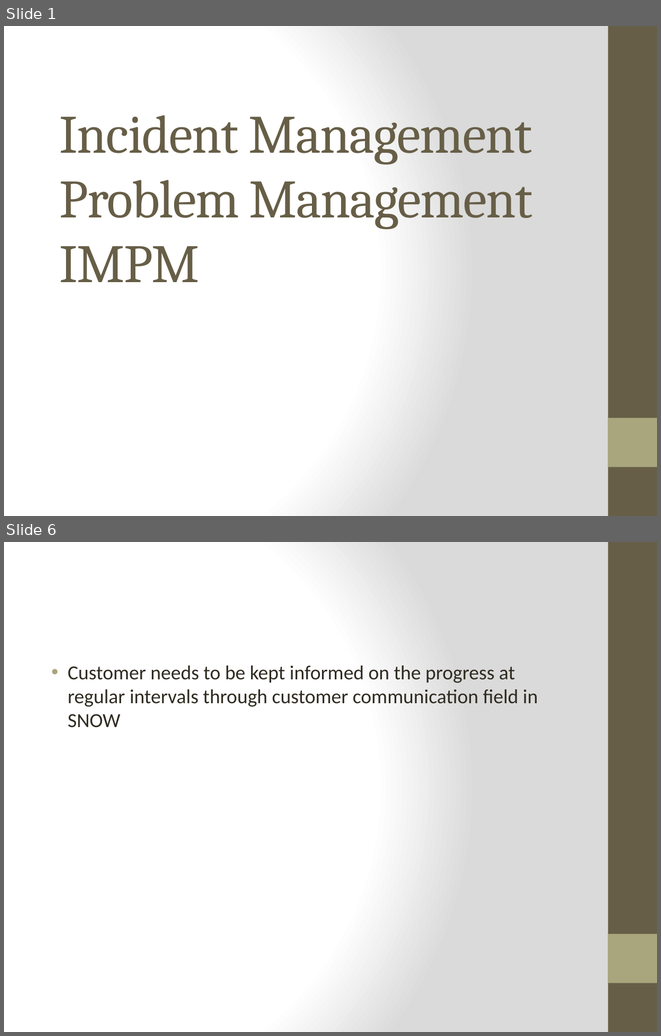
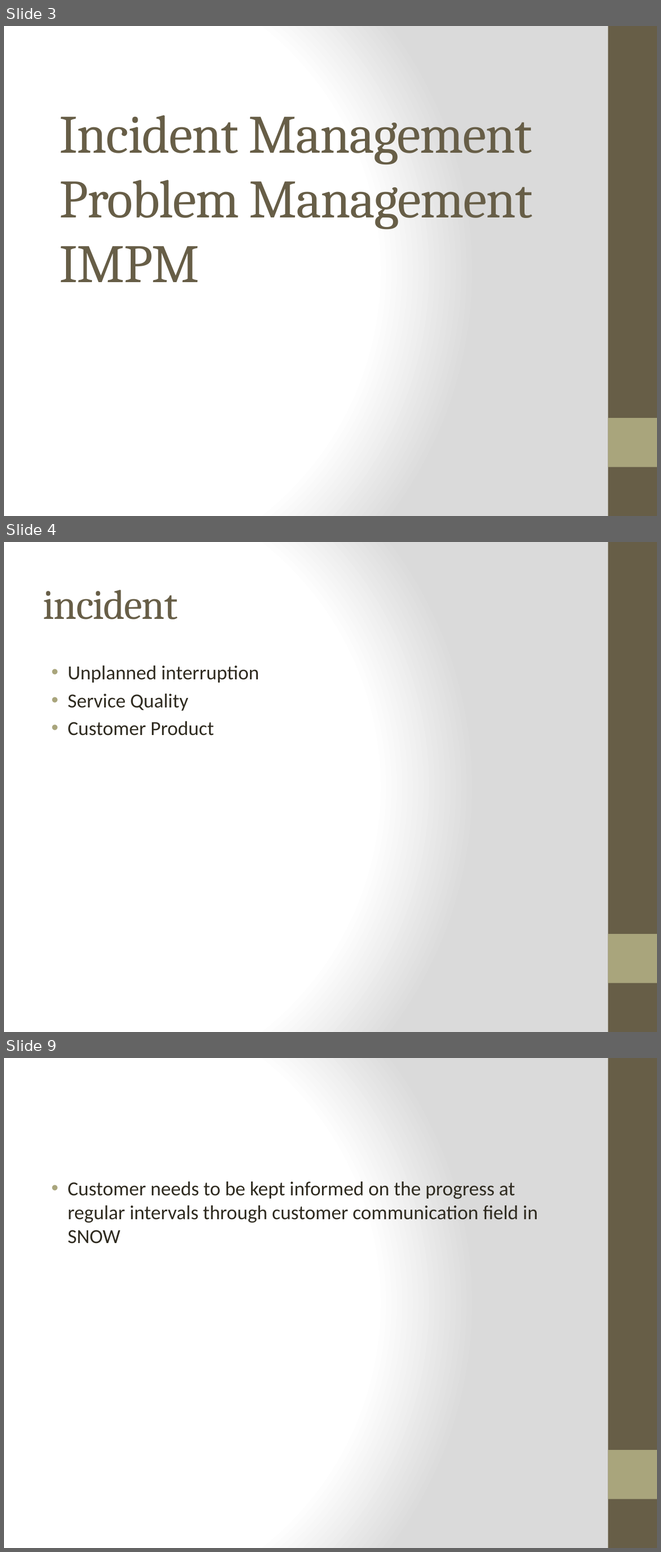
Before and after one commit to Group5LoanApplication/LAp, a slide deck: Incident Management.pptx. Shown one above the other, each under a label of ours: slides 1 and 6 before the commit, slides 3, 4 and 9 after it; the slides between them are not shown. The pictures are 661x1036 and 661x1552 pixels, drawn with LibreOffice and Linux fonts; fonts in the diff are those of the drawing. Boxes give left, top, right and bottom in pixels: in the first picture for what was removed or moved away, otherwise in the second. Text is boxed around its words. In the diff, an @@ line names an element or a change of style, - is before the commit and + after.

```diff
--- a/Incident Management.pptx
+++ b/Incident Management.pptx
@@ slide 4 added at <box>4,542,657,1032</box>, background gradient #FFFFFF to #DADADA; not listed: 2 template elements that a slide beside it also shows @@
@@ title added at <box>43,590,178,619</box>, 46 pt, text #675E47 @@
+incident
@@ text added at <box>68,665,259,735</box>, 22 pt, text #2F2B20 @@
+• Unplanned interruption
+• Service Quality
+• Customer Product
@@ what was slide 1 is now slide 3 @@
@@ what was slide 6 is now slide 9 @@
```
Also in this commit, not shown: 9 slides changed, 5 other slides added, 4 slides removed.
